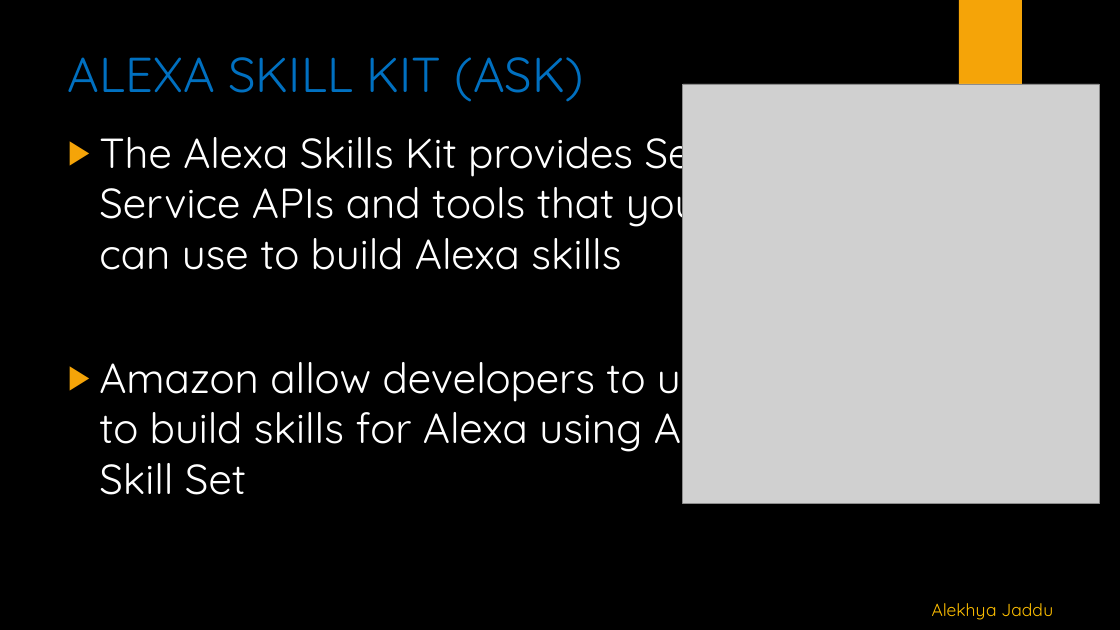
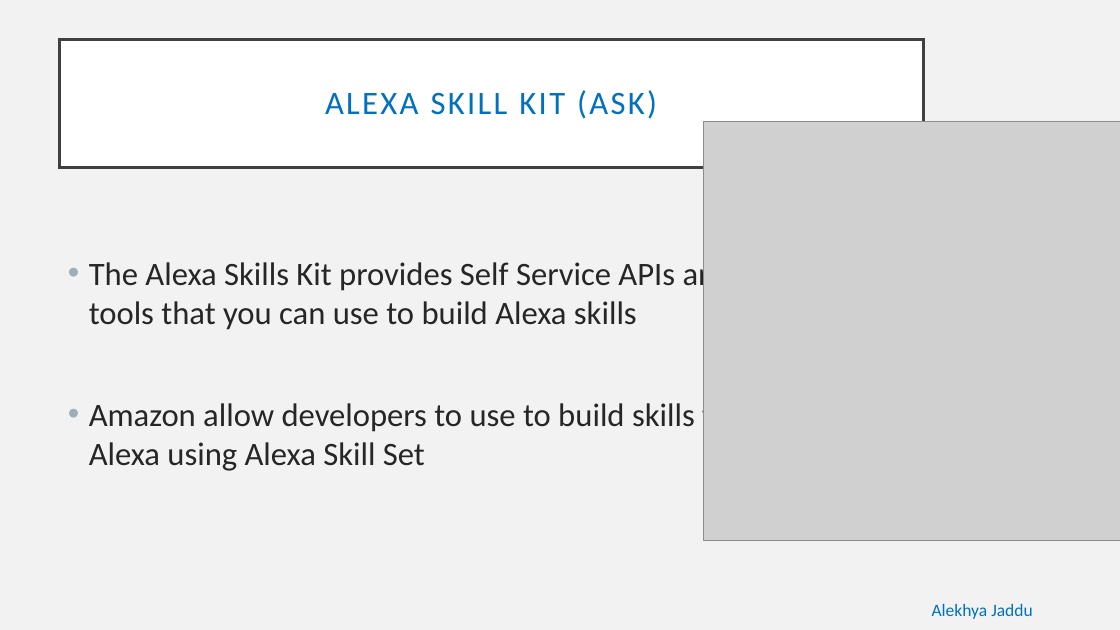
Before and after one commit to alekhyajaddu/alexa-project, a slide deck: slide 8 of Alexa ppt.pptx. Drawn at 1120x630 pixels with LibreOffice and Linux fonts; fonts in the diff are those of the drawing; grey boxes stand for pictures; background and template pictures are left out. Boxes give left, top, right and bottom in pixels: in the first picture for what was removed or moved away, otherwise in the second. Text is boxed around its words. In the diff, an @@ line names an element or a change of style, - is before the commit and + after.

```diff
--- a/Alexa ppt.pptx
+++ b/Alexa ppt.pptx
@@ background picture (left out) to #F2F2F2 @@
@@ rectangle removed at (959,0,1022,105) @@
@@ title "ALEXA SKILL KIT (ASK)": place and size @@
-title "ALEXA SKILL KIT (ASK)" at (68,57,584,102)
+title "ALEXA SKILL KIT (ASK)" at (60,39,924,168)
@@ title "ALEXA SKILL KIT (ASK)" at (60,39,924,168): size 42 to 28 pt, font Quicksand to Calibri, letter spacing 0 to 2 pt; alignment left to centre; line spacing 1 to 0.9; vertical alignment top to middle; fill none to #FFFFFF; outline none to #404040 2.5 pt @@
@@ picture: place and size @@
-picture at (683,84,1100,503)
+picture at (704,122,1120,541)
@@ text "The Alexa Skills Kit provides ...": place and size @@
-text "The Alexa Skills Kit provides ..." at (99,125,759,495)
+text "The Alexa Skills Kit provides ..." at (89,258,740,471)
@@ text "The Alexa Skills Kit provides ..." at (89,258,740,471): size 36 to 28 pt, font Quicksand to Calibri, text colour #FFFFFF to #262626; bullet ▶ to •; bullet colour #F5A408 to #9BAFB5 @@
@@ text "Alekhya Jaddu" at (932,604,1032,619): font Quicksand to Calibri, text colour #FFC000 to #0070C0 @@
```
Also in this commit, not shown: 18 other slides changed.
